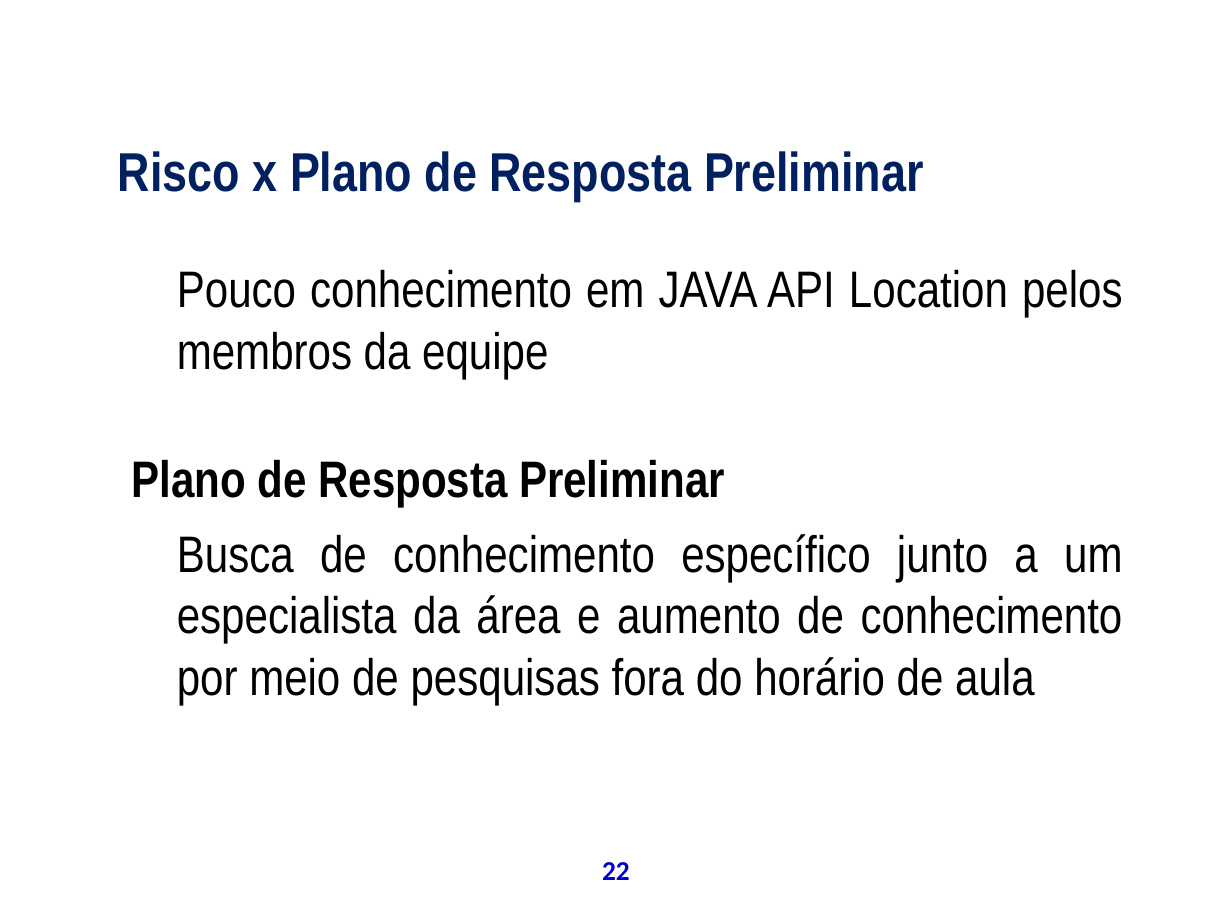
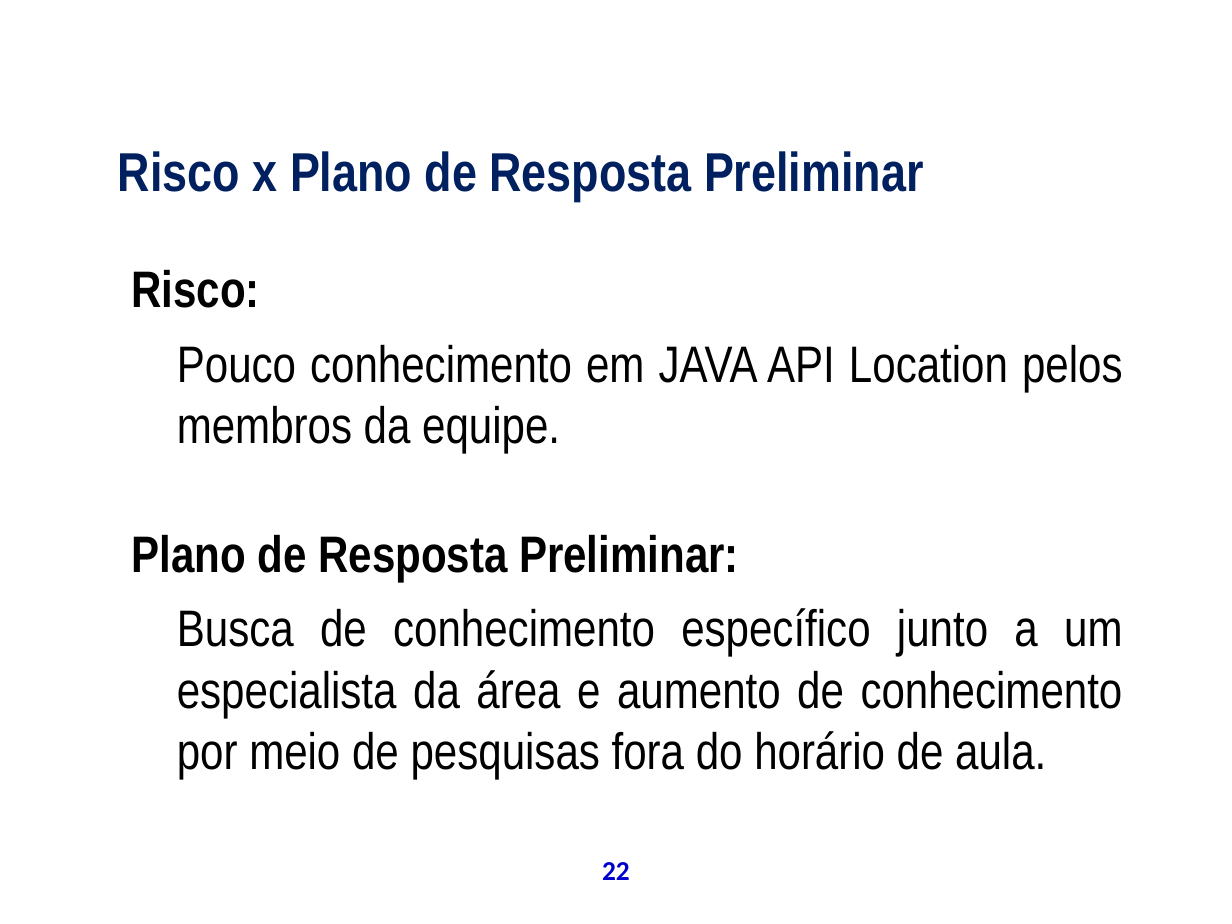
Before and after one commit to theoziran/sislodim, a slide deck: slide 22 of documentos/ProjetoPSA/Apresentação Final.ppt. Drawn at 1232x924 pixels with LibreOffice and Linux fonts; fonts in the diff are those of the drawing; background and template pictures are left out. Boxes give left, top, right and bottom in pixels: in the first picture for what was removed or moved away, otherwise in the second. Text is boxed around its words. In the diff, an @@ line names an element or a change of style, - is before the commit and + after.

```diff
--- a/documentos/ProjetoPSA/Apresentação Final.ppt
+++ b/documentos/ProjetoPSA/Apresentação Final.ppt
@@ text at box(131, 269, 1123, 780): text changed @@
-  Pouco conhecimento em JAVA API Location pelos membros da equipe
-  Plano de Resposta Preliminar
-  Busca de conhecimento específico junto a um especialista da área e aumento de conhecimento por meio de pesquisas fora do horário de aula
+  Risco:
+  Pouco conhecimento em JAVA API Location pelos membros da equipe.
+  Plano de Resposta Preliminar:
+  Busca de conhecimento específico junto a um especialista da área e aumento de conhecimento por meio de pesquisas fora do horário de aula.
```
Also in this commit, not shown: 46 other slides changed, 4 slides added, 1 slide removed.
